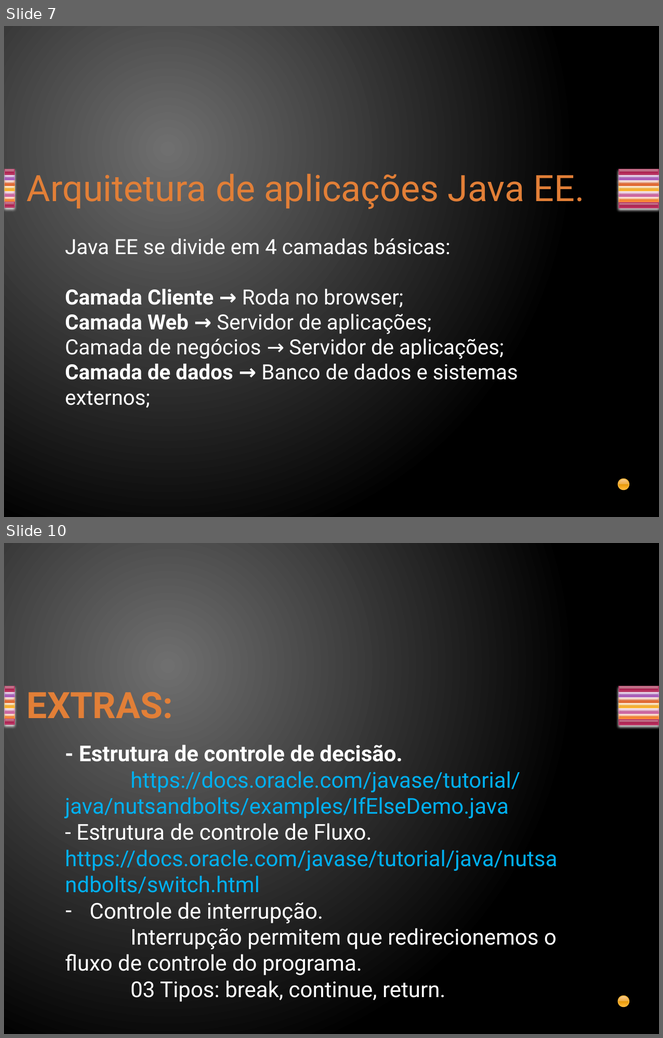
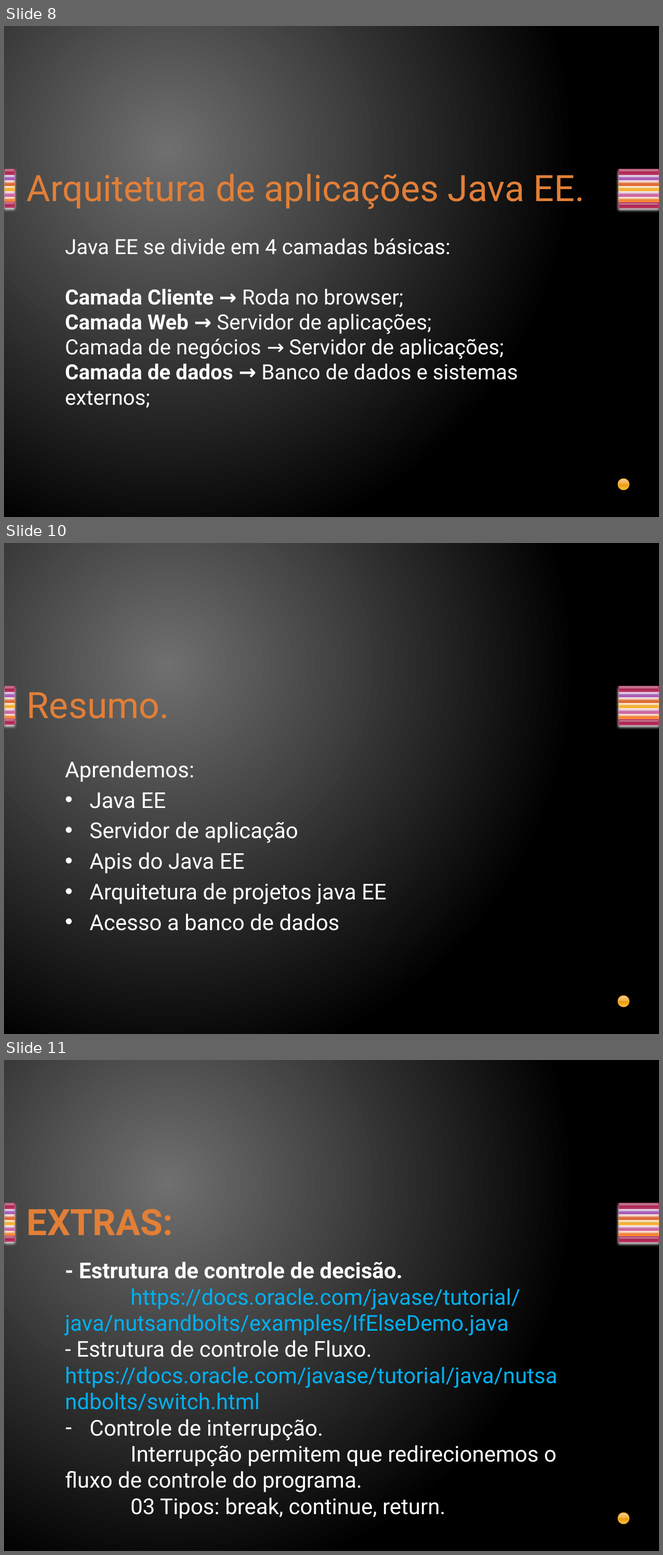
Before and after one commit to davirj9/javaAvancado, a slide deck: AulasAvancado/src/main/resources/br/com/Aula1/JavaEE.pptx. Shown one above the other, each under a label of ours: slides 7 and 10 before the commit, slides 8, 10 and 11 after it; the slides between them are not shown. The pictures are 663x1038 and 663x1555 pixels, drawn with LibreOffice and Linux fonts; fonts in the diff are those of the drawing. Boxes give left, top, right and bottom in pixels: in the first picture for what was removed or moved away, otherwise in the second. Text is boxed around its words. In the diff, an @@ line names an element or a change of style, - is before the commit and + after.

```diff
--- a/AulasAvancado/src/main/resources/br/com/Aula1/JavaEE.pptx
+++ b/AulasAvancado/src/main/resources/br/com/Aula1/JavaEE.pptx
@@ slide 10 added at [4, 543, 659, 1034], background gradient #707070 to #000000; not listed: 15 template elements that a slide beside it also shows @@
@@ title added at [27, 692, 169, 719], 40 pt, text gradient #E38037 to #FA8D3D @@
+Resumo.
@@ text added at [65, 761, 387, 931], 24 pt, text #FFFFFF @@
+Aprendemos:
+• Java EE
+• Servidor de aplicação
+• Apis do Java EE
+• Arquitetura de projetos java EE
+• Acesso a banco de dados
@@ what was slide 7 is now slide 8 @@
@@ what was slide 10 is now slide 11 @@
```
Also in this commit, not shown: 1 slide changed, 2 other slides added, 2 slides removed, 5 other files.
